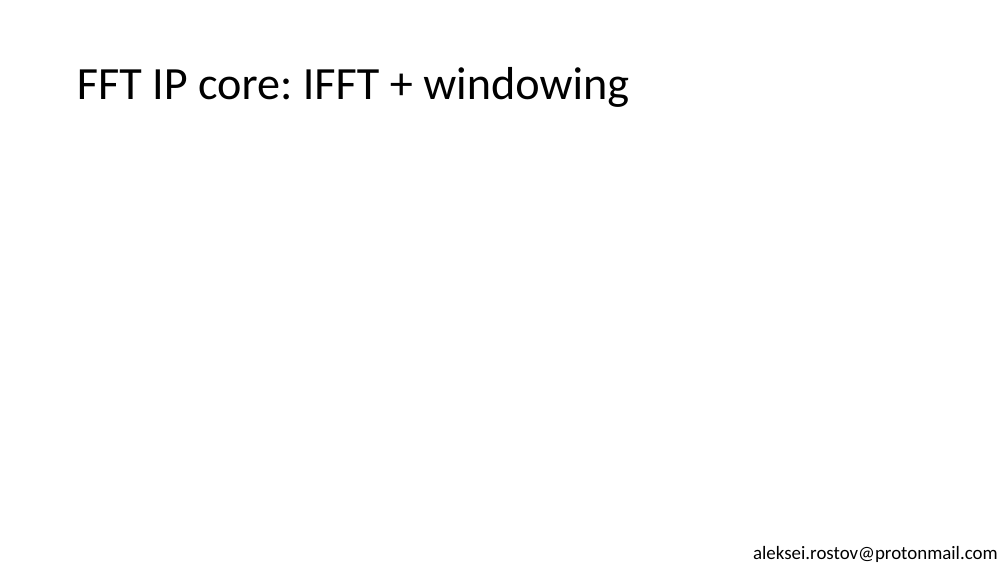
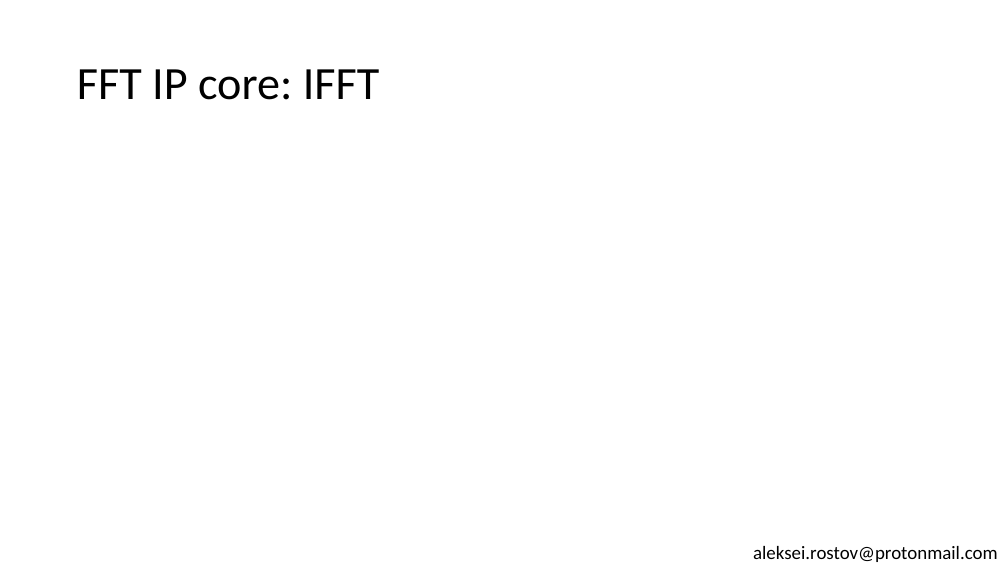
Before and after one commit to farbius/dsp_xilinx_ip, a slide deck: slide 9 of presentation/Xilinx IP cores for Digital Signal Processing.pptx. Drawn at 1008x567 pixels with LibreOffice and Linux fonts; fonts in the diff are those of the drawing. Boxes give left, top, right and bottom in pixels: in the first picture for what was removed or moved away, otherwise in the second. Text is boxed around its words. In the diff, an @@ line names an element or a change of style, - is before the commit and + after.

```diff
--- a/presentation/Xilinx IP cores for Digital Signal Processing.pptx
+++ b/presentation/Xilinx IP cores for Digital Signal Processing.pptx
@@ title at [77,69,380,100]: text changed @@
-FFT IP core: IFFT + windowing
+FFT IP core: IFFT
```
Also in this commit, not shown: 3 other slides changed, 6 other files.
